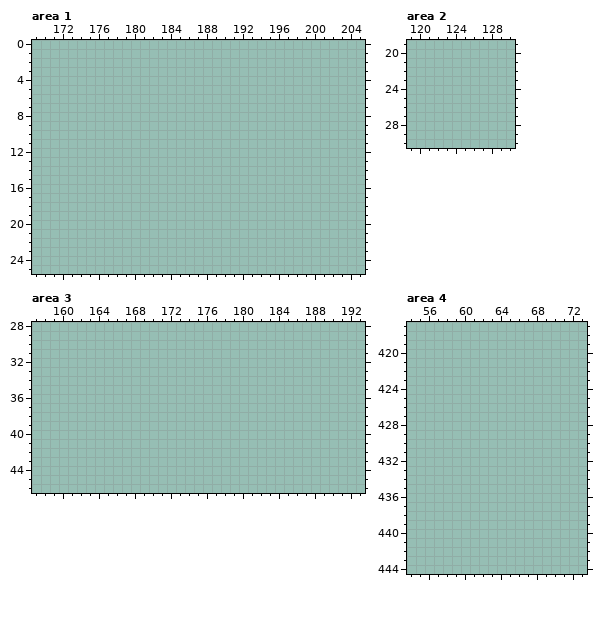
Two states of a pixel-art file, new-game-project/Images/aseprite Files/GameBoard/gameBoardNewSpriteSheet.aseprite. The first picture shows the starting point.
500x500 pixels, 1 frame. Colours within 5 levels of each other are drawn and written as one. Shown: area 1: x 169..205, y 0..25; area 2: x 119..130, y 19..30; area 3: x 157..193, y 28..46; area 4: x 54..73, y 417..444. The old version is drawn lined up with the new one. The commit also changed other parts of the picture, which this record leaves out.
After:
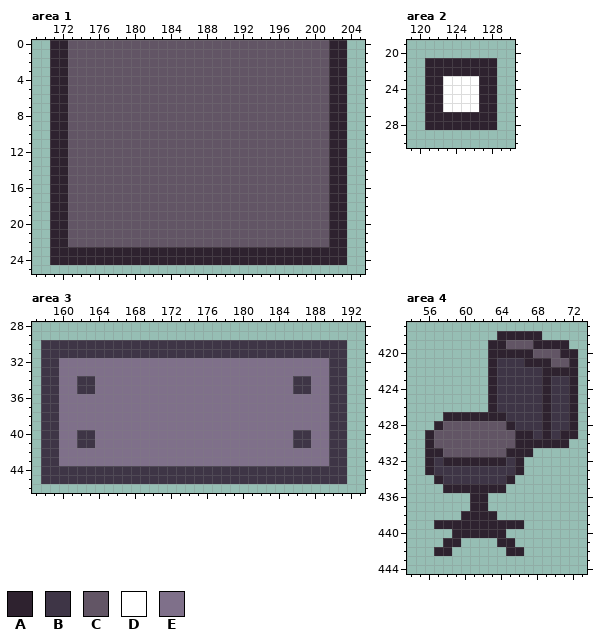
Palette (. is transparent): A #2e222f  B #3e3546  C #625565  D #ffffff  E #7f708a
Diff:
whole drawing moved by +0,+100 (the old picture is shown already moved)
Area 1:
There is now colour A in rows 0 to 22 at x 171 to 172 and 202 to 203; in rows 23 to 24 at x 171 to 203.
There is now colour C in rows 0 to 22 at x 173 to 201.
Area 2:
There is now colour A in rows 21 to 22 at x 121 to 128; in rows 23 to 26 at x 121 to 122 and 127 to 128; in rows 27 to 28 at x 121 to 128.
There is now colour D in rows 23 to 26 at x 123 to 126.
Area 3:
There is now colour B in rows 30 to 31 at x 158 to 191; in rows 32 to 33 at x 158 to 159 and 190 to 191; in rows 34 to 35 at x 158 to 159, 162 to 163, 186 to 187 and 190 to 191; in rows 36 to 39 at x 158 to 159 and 190 to 191; in rows 40 to 41 at x 158 to 159, 162 to 163, 186 to 187 and 190 to 191; in rows 42 to 43 at x 158 to 159 and 190 to 191.
There is now colour B in rows 44 to 45 at x 158 to 191.
There is now colour E in rows 32 to 33 at x 160 to 189; in rows 34 to 35 at x 160 to 161, 164 to 185 and 188 to 189; in rows 36 to 39 at x 160 to 189; in rows 40 to 41 at x 160 to 161, 164 to 185 and 188 to 189; in rows 42 to 43 at x 160 to 189.
Area 4:
There is now colour A in row 418 at x 64 to 68; in row 419 at x 63 to 64 and 68 to 71; in row 420 at x 63 to 67 and 71 to 72; in row 421 at x 63, 67 to 69 and 72; in row 422 at x 63 and 69 to 72; in rows 423 to 426 at x 63, 69 and 72.
There is now colour A in row 427 at x 58 to 64, 69 and 72; in row 428 at x 57, 65, 69 and 72; in row 429 at x 56, 66 to 67, 69 and 71 to 72; in row 430 at x 56 and 66 to 71; in row 431 at x 56 to 57 and 65 to 67; in row 432 at x 56, 58 to 64 and 66.
There is now colour A in row 433 at x 56 and 66; in row 434 at x 57 and 65; in row 435 at x 58 to 64; in rows 436 to 437 at x 61 to 62; in row 438 at x 60 to 63; in row 439 at x 57 to 66.
There is now colour A in row 440 at x 59 to 64; in row 441 at x 58 to 59 and 64 to 65; in row 442 at x 57 to 58 and 65 to 66.
There is now colour B in row 421 at x 64 to 66; in row 422 at x 64 to 68; in rows 423 to 426 at x 64 to 68 and 70 to 71; in row 427 at x 65 to 68 and 70 to 71; in row 428 at x 66 to 68 and 70 to 71; in row 429 at x 68 and 70.
There is now colour B in row 432 at x 57 and 65; in row 433 at x 57 to 65; in row 434 at x 58 to 64.
There is now colour C in row 419 at x 65 to 67; in row 420 at x 68 to 70; in row 421 at x 70 to 71; in row 428 at x 58 to 64; in rows 429 to 430 at x 57 to 65; in row 431 at x 58 to 64.
Boxes around the changes in both pictures, in picture pixels (x1, y1, x2, y2):
added: (50, 40, 347, 265)
added: (425, 58, 497, 130)
added: (41, 340, 347, 484)
added: (425, 331, 578, 556)
